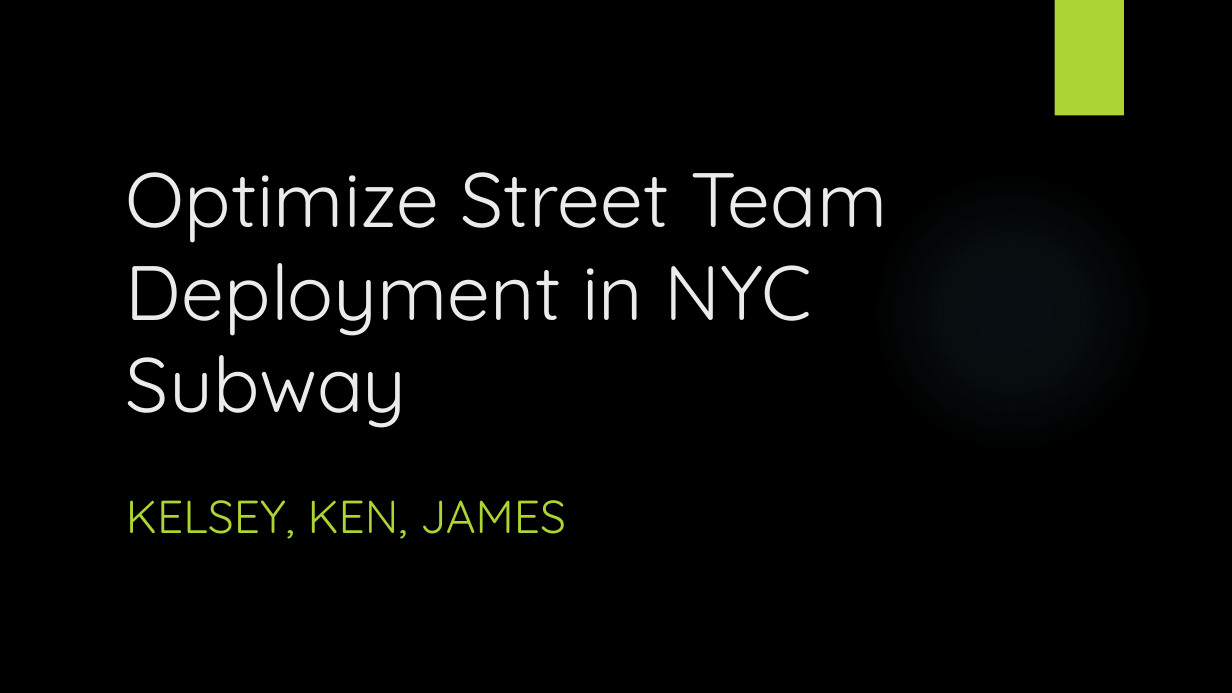
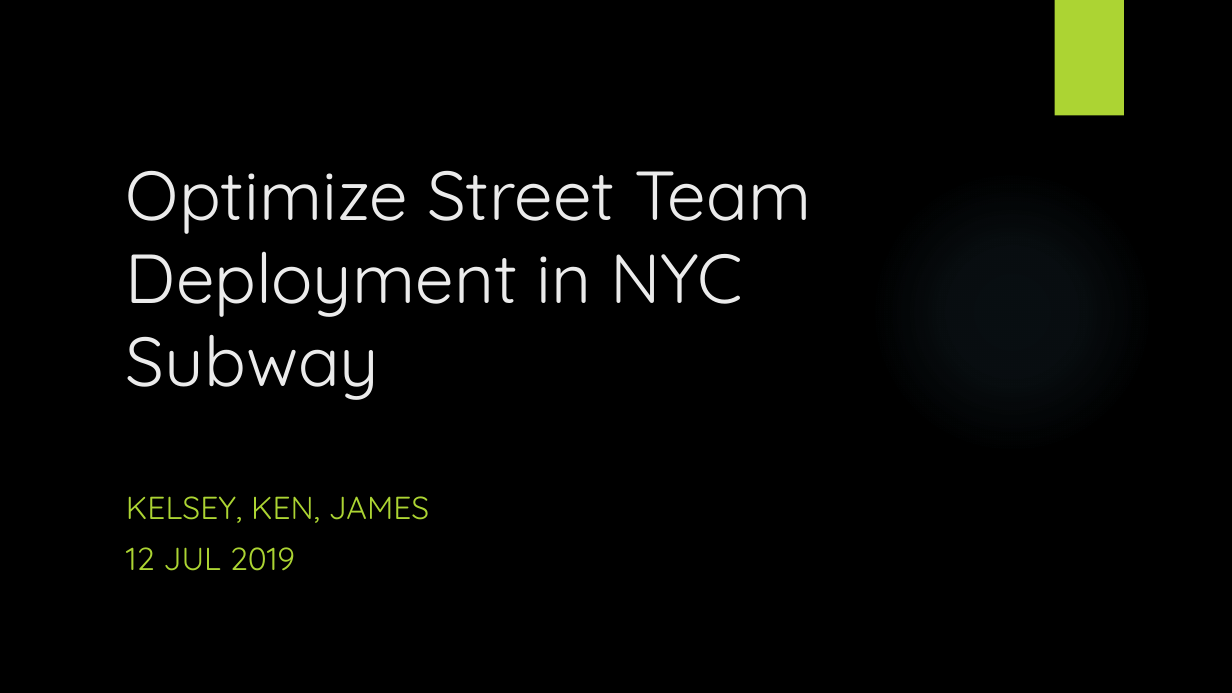
Before and after one commit to JNYH/projectbenson, a slide deck: slide 1 of OptimizeStreetTeamDeployment.pptx. Drawn at 1232x693 pixels with LibreOffice and Linux fonts; fonts in the diff are those of the drawing; background and template pictures are left out. Boxes give left, top, right and bottom in pixels: in the first picture for what was removed or moved away, otherwise in the second. Text is boxed around its words. In the diff, an @@ line names an element or a change of style, - is before the commit and + after.

```diff
--- a/OptimizeStreetTeamDeployment.pptx
+++ b/OptimizeStreetTeamDeployment.pptx
@@ title "Optimize Street Team Deployment in ..." at <box>126,170,811,400</box>: size 60 to 54 pt @@
@@ subtitle at <box>126,496,430,523</box>: size 36 to 24.8 pt in "KELSEY, KEN, JAMES" @@
@@ subtitle at <box>126,547,295,571</box>: paragraph added @@
+12 JUL 2019
```
Also in this commit, not shown: 7 other slides changed, 1 slide added.
